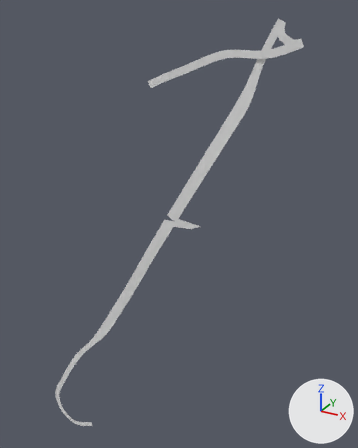
The FBX model UnitySim/Assets/TinyTorqueAssets/Circuits/Spa/world/Pit_Surface.fbx as it was, and as the next commit left it.
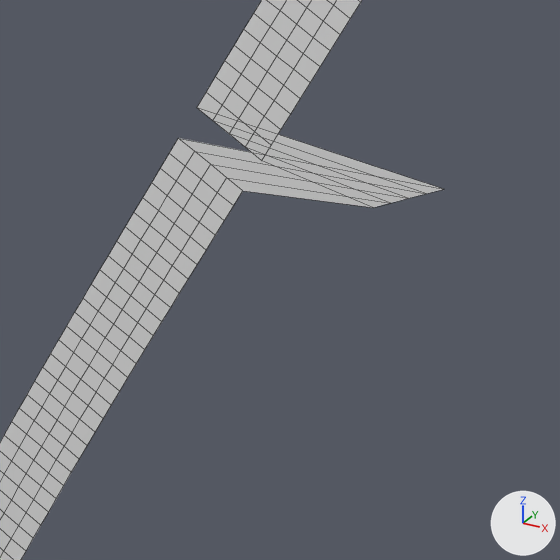
Each version appears first whole from a 50 mm camera at (272.0, 14.0, 305.0) aimed at (28.0, 458.0, 83.0), and next in a close-up on the part from 39% to 61% of the width and 45% to 62% of the height. Arrows for +X, +Y and +Z are at lower right; the lights stay in place. The first two pictures are the older version. The close-ups show mesh edges as thin lines.

Objects in the first close-up: 'Pit_Surface'.
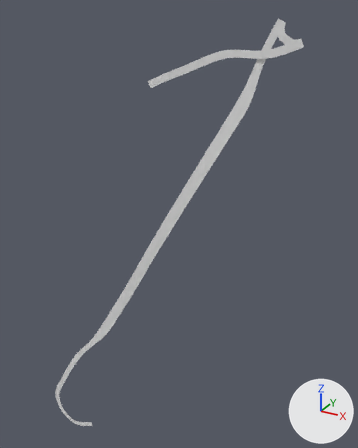
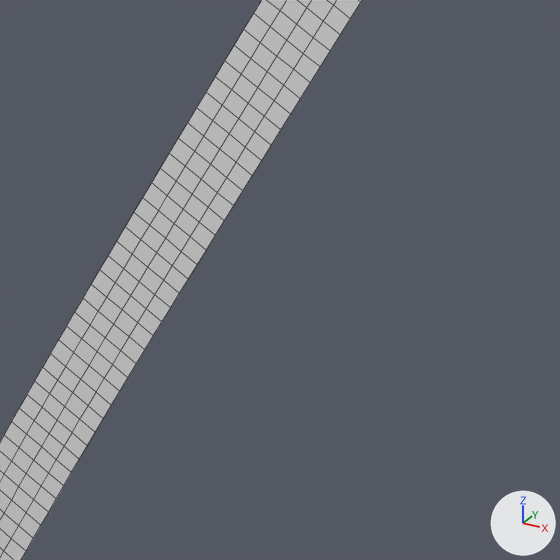
Where the change shows, as pixel boxes (x1, y1, x2, y2) in the close-ups (560 x 560 px; the box of a moved part takes in the faces that stretch with it):
'Pit_Surface', reshaped: before (0, 0, 443, 560); after (0, 0, 362, 560)
part 1 of me_pit_surface, moved or reshaped: before (179, 108, 443, 208); after (179, 108, 262, 191)

Edits to the bpy script that builds the scene:
```text
Change me_pit_surface:
    where me_pit_surface.from_pydata(...)  # 1310 vertices, 1044 faces; spans x -144.0..158.0, y 408.0..429.0, z -238.0..296.0
    used by ob_pit_surface; location = (0.0, 0.0, 0.0)
    me_pit_surface part 1
    me_pit_surface.vertices[650].co: (64.0, 419.0, 99.0) -> (45.0, 419.0, 100.0)  # pixel (373, 207) -> pixel (252, 175)
    me_pit_surface.vertices[651].co: (66.0, 419.0, 101.0) -> (42.0, 419.0, 102.0)  # pixel (390, 203) -> pixel (236, 162)
    me_pit_surface.vertices[652].co: (69.0, 419.0, 102.0) -> (39.0, 419.0, 103.0)  # pixel (408, 198) -> pixel (219, 149)
    me_pit_surface.vertices[653].co: (72.0, 419.0, 103.0) -> (37.0, 419.0, 105.0)  # pixel (426, 193) -> pixel (203, 136)
    me_pit_surface.vertices[654].co: (75.0, 419.0, 104.0) -> (34.0, 419.0, 106.0)  # pixel (444, 189) -> pixel (187, 122)
```
